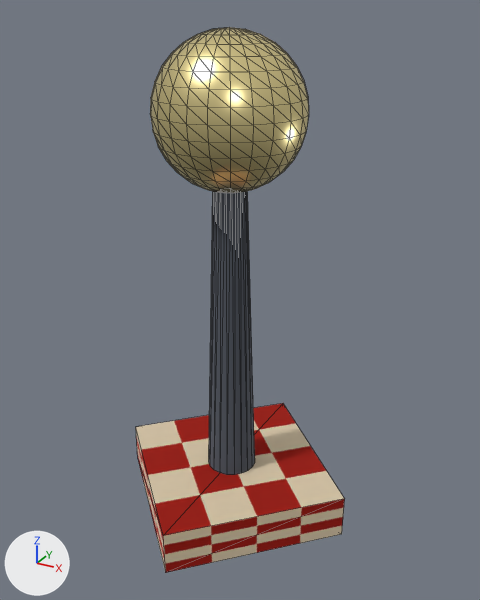
Before and after pictures for a commit that changed the glTF model tests/fixtures/models/lamp-post.gltf.
Camera for both pictures: a camera (50 mm lens) standing at (2.57, -4.5, 4.33) and looking at (0.08, 0.02, 2.06). Lighting does not change. The marker at lower left points along +X, +Y and +Z. The first picture is the older version. Mesh edges are drawn as thin lines. Where no turn or scale is listed for an object, it has been applied to the vertices. Vertices at exactly the same position are counted once.

In view in the first picture: 'Base', 'Lamp', 'Post'.
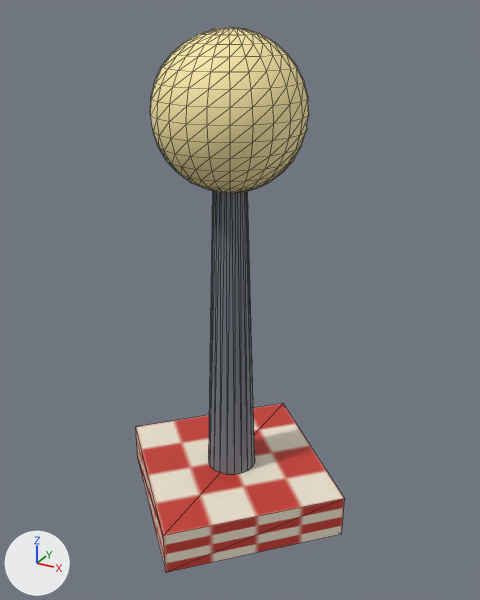
Changed parts and their boxes [x1, y1, x2, y2] in the pictures (480 x 600 px):
'Base', recoloured
    both: [136, 403, 344, 573]
'Post', recoloured
    both: [209, 191, 255, 475]
part 1 of me_lamp, added
    after: [217, 27, 241, 29]

Diff of the bpy script that builds the scene:
```diff
--- a/tests/fixtures/models/lamp-post.gltf.py
+++ b/tests/fixtures/models/lamp-post.gltf.py
@@ mat_base @@
+mat_base = principled_material('Base')
+mat_base.texture = img_image_0
+mat_base.roughness = 0.6
@@ mat_post @@
+mat_post = principled_material('Post')
+mat_post.base_color = (0.18, 0.2, 0.24)  # grey #767c86
+mat_post.roughness = 0.6
@@ mat_lamp @@
+mat_lamp = principled_material('Lamp')
+mat_lamp.base_color = (1.0, 0.85, 0.4)  # beige #ffedaa
+mat_lamp.roughness = 0.6
@@ me_lamp @@
 # used by ob_lamp; location = (0.0, 0.0, 3.6)
-me_lamp.from_pydata(...)  # 401 vertices, 744 faces; spans x -0.6..0.6, y -0.6..0.6, z -0.6..0.6
-me_lamp.materials.append(mat_glass)  # beige #ffedaa
+me_lamp.from_pydata(...)  # 425 vertices, 768 faces; spans x -0.6..0.6, y -0.6..0.6, z -0.6..0.6
+# me_lamp part 1: 24 vertices added at x 0.0, y 0.0, z 0.6
+me_lamp.materials.append(mat_lamp)  # beige #ffedaa
@@ me_post @@
 me_post.from_pydata(...)  # 42 vertices, 40 faces; spans x -0.22..0.22, y -0.22..0.22, z 0.0..3.2
-me_post.materials.append(mat_iron)  # grey #767c86
+me_post.materials.append(mat_post)  # grey #767c86
@@ me_base @@
 me_base.from_pydata(...)  # 8 vertices, 12 faces; spans x -1.13..1.13, y -1.13..1.13, z -0.2..0.2
-me_base.materials.append(mat_tiles)  # picture img_image_0
+me_base.materials.append(mat_base)  # picture img_image_0
```
